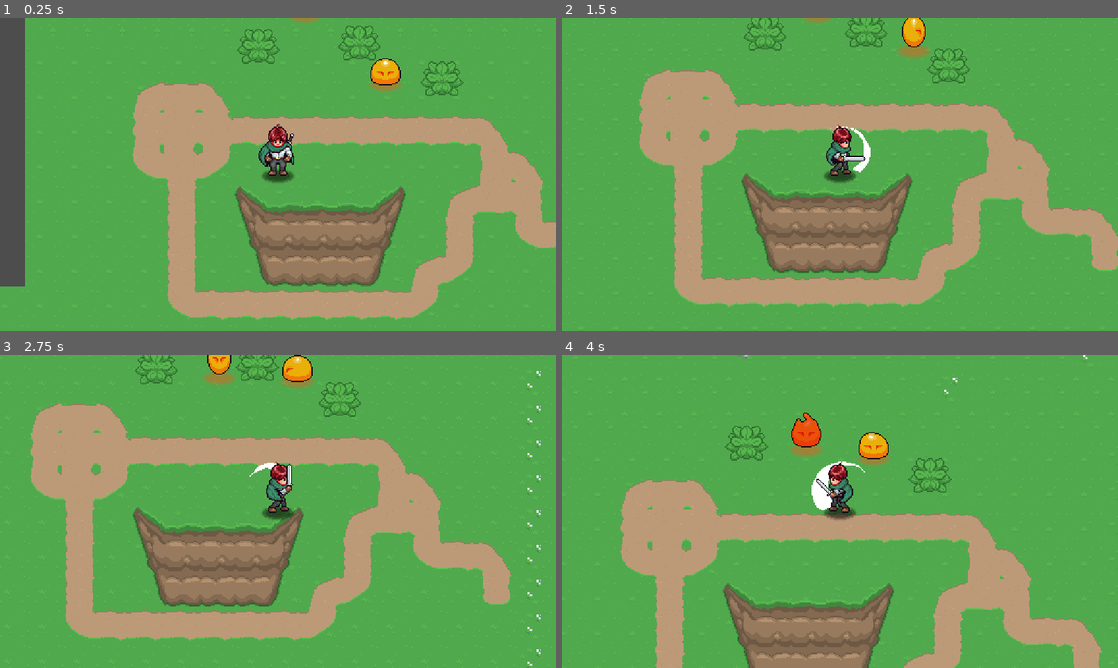
Above: before the commit, frames 1-4 (two rows, left to right).
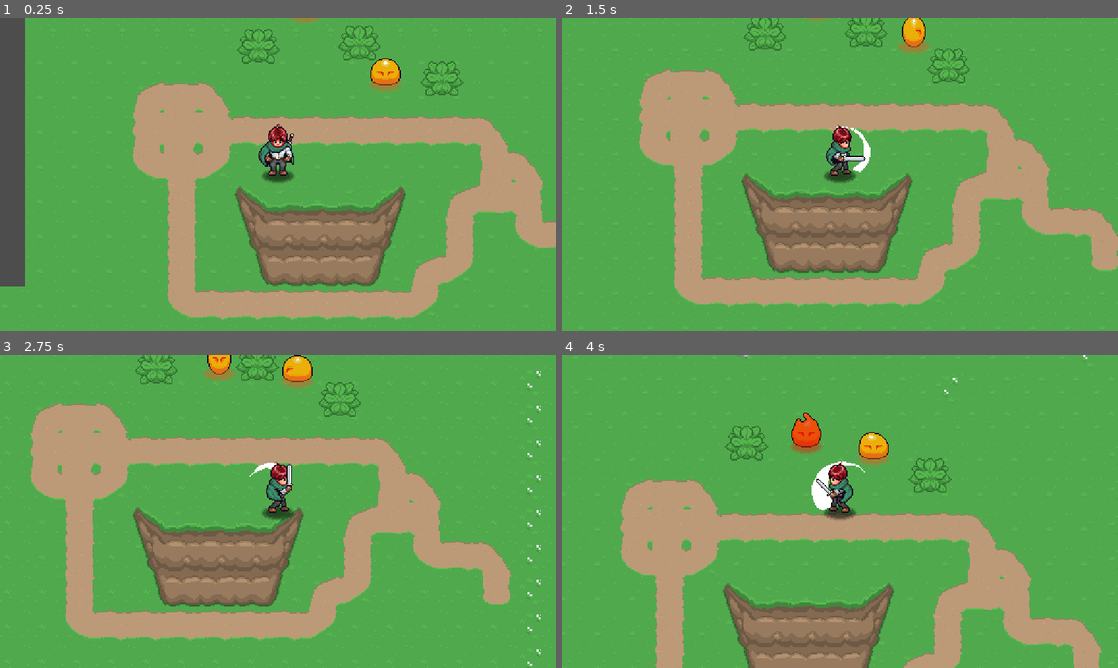
Above: after the commit, the same moments.

Repository: admiralbolt/godot-practice
Game: Godot game, scene res://playground.tscn
The game is run twice, just before and just after one commit, with the same random seed, the same clock (stepped at 60 frames per second) and the same inputs. This scene is started directly instead of the project's main scene.
Inputs:
- Up to frame 1 (0.25 s): no input
- Up to frame 2 (1.5 s): hold D (right) 0.53-1.28 s; hold J (attack) 0.53-1.28 s; hold S (down) from 1.28 s (still down); tap J (attack) at 1.35 s
- Up to frame 3 (2.75 s): release S (down) at 2.03 s; hold D (right) from 2.03 s (still down); hold J (attack) from 2.03 s (still down)
- Up to frame 4 (4 s): release D (right) at 2.78 s; release J (attack) at 2.78 s; hold W (up) 2.78-3.53 s; tap J (attack) at 2.85 s; hold A (left) from 3.53 s (still down); hold J (attack) from 3.53 s (still down)

The runs differ from the first frame. In frame 1, less than 0.1% of the frame differs, in the area x 67-72%, y 20-22%; in frame 2, 0.2%, in the area x 43-67%, y 0-13%; in frame 3, 0.2%; in frame 4, 0.2%.

Commit message:
Shadow fades out correctly.

Diff:
--- a/michael-aarpg/enemies/slime/slime.tscn
+++ b/michael-aarpg/enemies/slime/slime.tscn
@@ -718,10 +718,6 @@
 collision_mask = 16
 script = ExtResource("1_6326o")
 
-[node name="Shadow" type="Sprite2D" parent="." unique_id=1230866101]
-modulate = Color(0.8784314, 0.38039216, 0.13333334, 0.5137255)
-texture = ExtResource("2_j284o")
-
 [node name="HurtBox" parent="." unique_id=540563036 instance=ExtResource("7_bkm6f")]
 
 [node name="CollisionShape2D" type="CollisionShape2D" parent="HurtBox" unique_id=1655307199]
@@ -742,6 +738,11 @@
 hframes = 16
 vframes = 2
 
+[node name="Shadow" type="Sprite2D" parent="Sprite2D" unique_id=1230866101]
+modulate = Color(0.8784314, 0.38039216, 0.13333334, 0.5137255)
+position = Vector2(0, 23)
+texture = ExtResource("2_j284o")
+
 [node name="CollisionShape2D" type="CollisionShape2D" parent="." unique_id=953378472]
 position = Vector2(0, -5)
 rotation = -1.5707964
